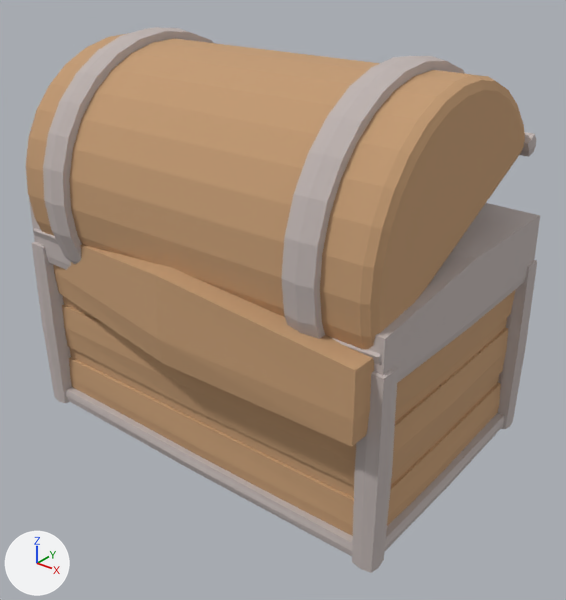
A saved change to the OBJ model assets/meshes/SharkBaitChest.obj.
Both versions are drawn from a camera (50 mm lens) standing at (2.79, -3.44, 2.98) and looking at (0.06, -0.02, 0.86). Lighting does not change. The marker at lower left points along +X, +Y and +Z. The older version comes first. Where no turn or scale is listed for an object, it has been applied to the vertices.

The scene before the commit, as lines of its bpy script (objects in view):
```python
me_trim = bpy.data.meshes.new('Trim')
me_trim.from_pydata(...)  # 378 vertices, 704 faces; spans x -1.31..1.31, y -0.95..0.87, z 0.0..2.4
me_trim.materials.append(mat_trim)  # light grey #bfb4b1
# before: 134 (-1.28, 0.0, 1.45), 138 (-1.27, -0.83, 1.44) at pixel (29, 199), 144 (0.0, 0.84, 1.45), 145 (0.0, -0.84, 1.45), 149 (1.27, 0.83, 1.44) at pixel (540, 215)
# before: 154 (1.28, 0.0, 1.45) at pixel (476, 258)
me_wood = bpy.data.meshes.new('Wood')
me_wood.from_pydata(...)  # 234 vertices, 448 faces; spans x -1.25..1.25, y -1.01..0.81, z 0.02..2.34
me_wood.materials.append(mat_wood)  # brown #c49b73
ob_trim = bpy.data.objects.new('Trim', me_trim)
ob_trim.location = (0.0, 0.0, 0.0)
ob_wood = bpy.data.objects.new('Wood', me_wood)
ob_wood.location = (0.0, 0.0, 0.0)
```
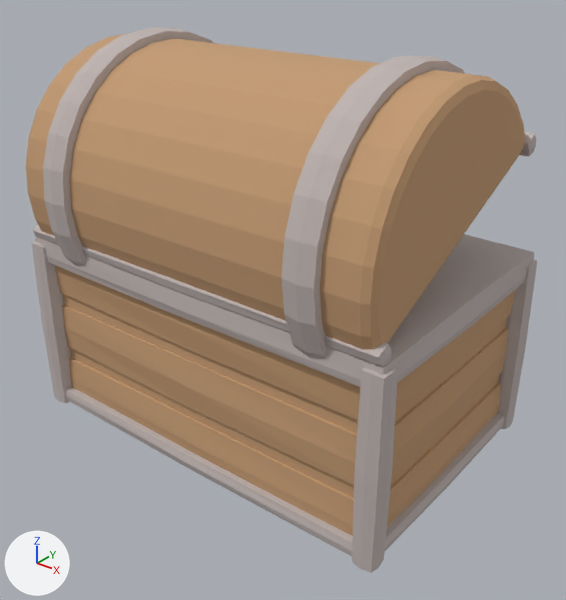
Location of each change, (x1, y1, x2, y2) in pixels of the pictures (566 x 600 px; the box of a moved part takes in the faces that stretch with it):
```json
{"object": "Trim", "change": "reshaped", "before": [29, 27, 540, 573], "after": [32, 27, 537, 573]}
{"part": 1, "of": "me_trim", "change": "moved or reshaped", "before": [29, 199, 540, 377], "after": [35, 234, 534, 380]}
{"part": 2, "of": "me_wood", "change": "moved or reshaped", "before": [78, 245, 352, 420], "after": [150, 304, 360, 395], "on screen": "mostly hidden afterwards"}
{"part": 3, "of": "me_wood", "change": "moved or reshaped", "before": [156, 275, 374, 421], "after": [340, 379, 360, 391], "on screen": "mostly hidden afterwards"}
{"part": 4, "of": "me_wood", "change": "moved or reshaped", "before": [53, 262, 462, 447], "after": [55, 265, 462, 420]}
```

Scene script edits in JSON lines:
```json
{"block": "me_trim", "where": "me_trim.from_pydata(...)  # 378 vertices, 704 faces; spans x -1.31..1.31, y -0.95..0.87, z 0.0..2.4"}
{"block": "me_trim", "where": "# used by ob_trim; location = (0.0, 0.0, 0.0)"}
{"block": "me_trim", "change": "me_trim part 1"}
{"op": "add", "block": "me_trim", "code": "for i in [134, 138, 144, 145, 149, 154]: me_trim.vertices[i].co += Vector((0.0, 0.0, -0.23))"}
{"op": "set", "path": "me_trim.vertices[137].co", "old": "(-1.27, 0.83, 1.34)", "new": "(-1.27, 0.83, 1.19)"}
{"op": "set", "path": "me_trim.vertices[146].co", "old": "(0.0, 0.0, 1.76)", "new": "(0.0, 0.0, 1.31)"}
{"op": "set", "path": "me_trim.vertices[150].co", "old": "(1.27, -0.83, 1.34)", "new": "(1.27, -0.83, 1.19)", "note": "pixel (385, 339) -> pixel (383, 369)"}
{"block": "me_wood", "where": "# used by ob_wood; location = (0.0, 0.0, 0.0)"}
{"op": "remove", "block": "me_wood", "code": "me_wood.from_pydata(...)  # 234 vertices, 448 faces; spans x -1.25..1.25, y -1.01..0.81, z 0.02..2.34"}
{"op": "add", "block": "me_wood", "code": "me_wood.from_pydata(...)  # 234 vertices, 448 faces; spans x -1.25..1.25, y -0.89..0.81, z 0.02..2.34"}
{"block": "me_wood", "change": "me_wood part 2: the 1 vertex in x 0.0, y -0.99, z 1.35 is moved by (0.0, 0.2, -0.14)"}
{"block": "me_wood", "change": "me_wood part 3: the 1 vertex in x 1.22, y -0.98, z 1.24 is moved by (0.0, 0.2, -0.07)"}
{"block": "me_wood", "change": "me_wood part 4: all 4 vertices in x 0.0..1.23, y -1.01..-0.98, z 0.83..0.99 are moved by (0.0, 0.2, -0.01)"}
{"block": "me_wood", "change": "other edits to the shape of me_wood do not show in these pictures"}
```
